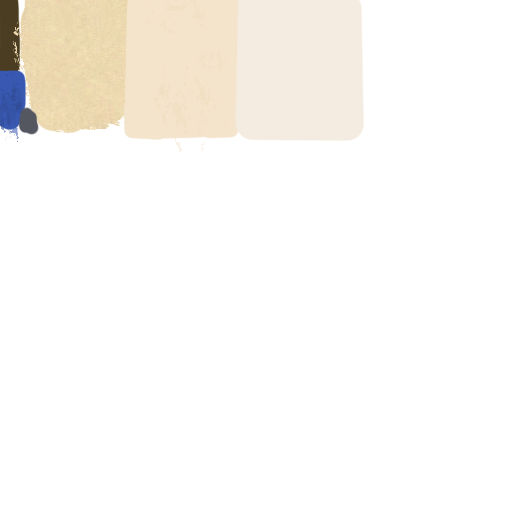
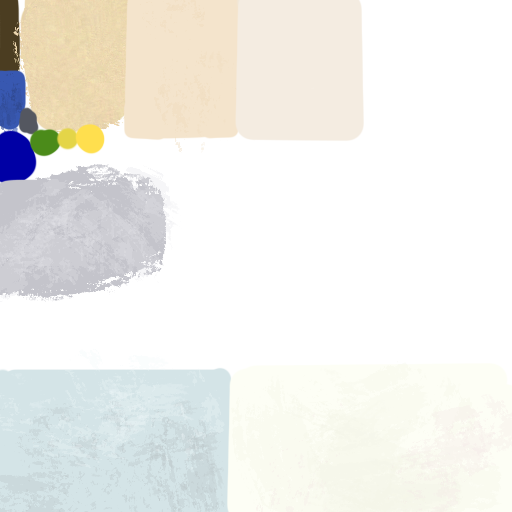
Two versions of the same layered image (512 x 512). Layer-by-layer changes:
painted on "Layer 1" over [0, 123, 512, 512]
